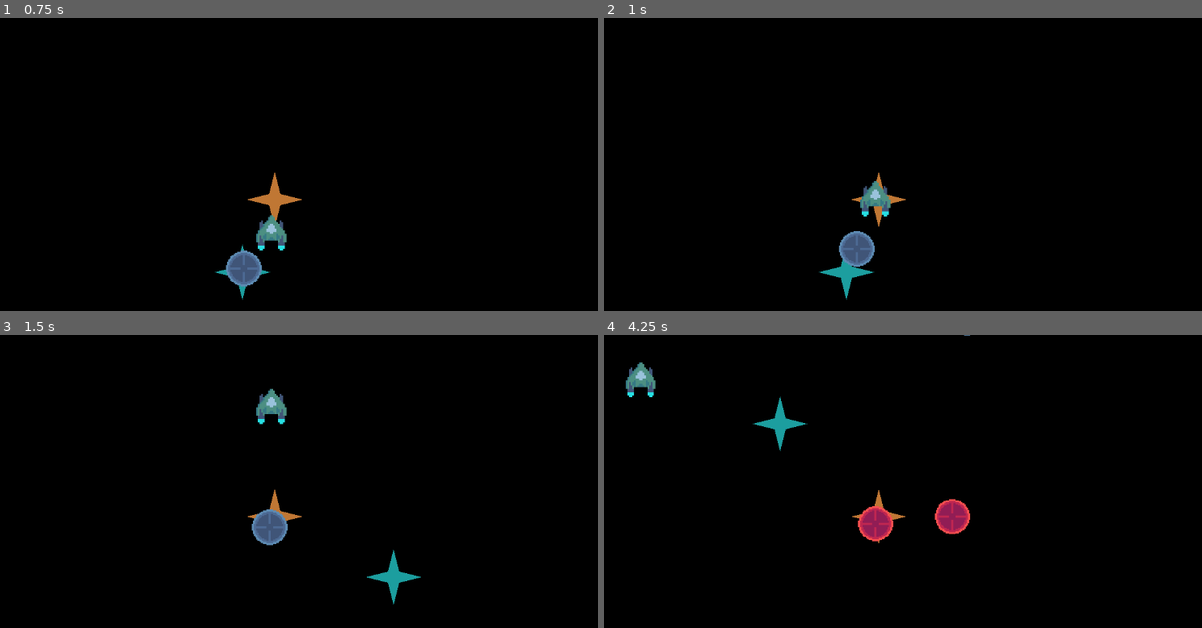
Above: before the commit, frames 1-4 (two rows, left to right).
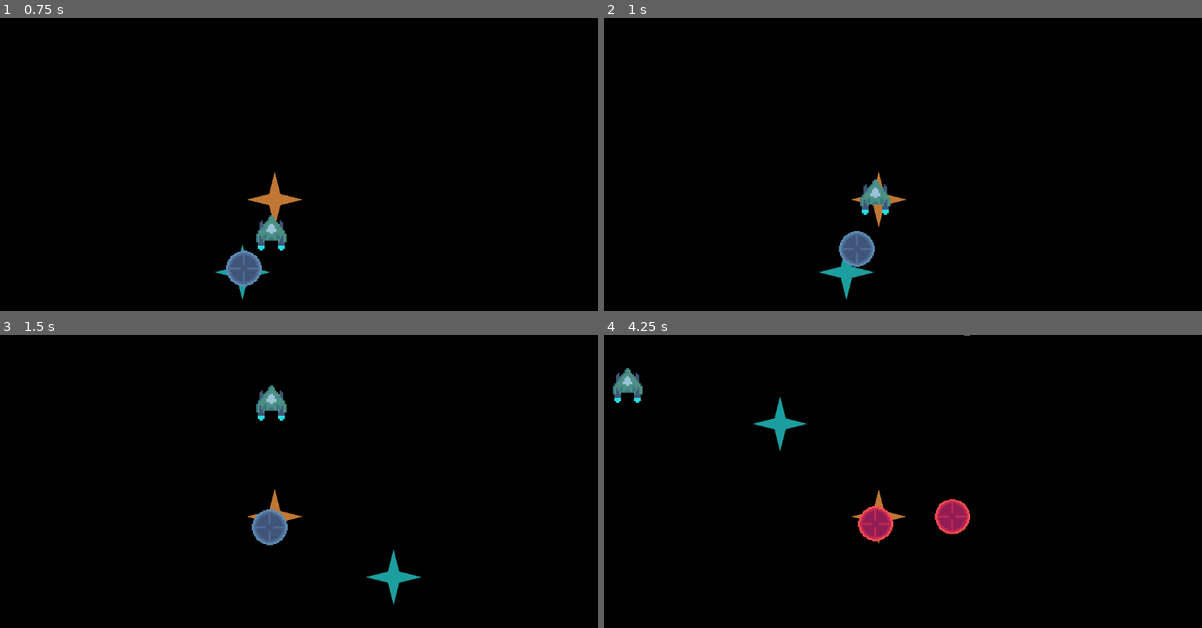
Above: after the commit, the same moments.

Repository: townofdon/godot-physics-test-2d
Game: Godot game, scene res://gameplay.tscn
Two runs of this game, one before a commit and one after it. Both use one fixed random seed, a clock stepped at 60 frames per second and the inputs below.
Inputs (mouse positions are in pixels of both pictures, inside the frame that each line leads up to):
- Up to frame 1 (0.75 s): move the mouse to (245, 272) at 0.52 s; hold Up (up) from 0.53 s (still down); hold Shift (shift) from 0.53 s (still down); click (245, 272) at 0.67 s
- Up to frame 2 (1 s): keep holding Up (up); keep holding Shift (shift)
- Up to frame 3 (1.5 s): release Up (up) at 1.25 s; release Shift (shift) at 1.25 s; drag from (466, 572) to (245, 589) at 1.27 s
- Up to frame 4 (4.25 s): move the mouse to (687, 460) at 2.02 s; hold Left (left) 2.03-2.75 s; hold - (zoom_out) 2.03-2.75 s; drag from (908, 516) to (687, 460) at 2.77 s; move the mouse to (783, 425) at 3.52 s; hold Down (down) from 3.53 s (still down); hold = (zoom_in) from 3.53 s (still down)

Frame 1 is identical in both runs. In frame 2, 0.2% of the frame differs, in the area x 42-48%, y 55-68%; in frame 3, 0.3%; in frame 4, 0.6%, in the area x 1-9%, y 9-24%.

Commit message:
supply vel as an arg to compute dynamics

Diff:
--- a/core/KinematicStats.gd
+++ b/core/KinematicStats.gd
@@ -83,6 +83,8 @@
 @export_range(0.0, 2.0, 0.001) var throttle_down_time: float = 0.3
 ## Vehicle handling — determines responsiveness of changing directions
 @export_range(0.0, 1.0, 0.001) var handling: float = 0.5
+## How fast the vehicle comes to a stop when opposite thrust is applied
+@export_range(0.0, 1.0, 0.001) var brake_power: float = 0.0
 
 @export_category("arrival")
 @export var arrive_distance: float = 50
--- a/core/SecondOrderDynamics.gd
+++ b/core/SecondOrderDynamics.gd
@@ -3,26 +3,27 @@
 
 # state
 var xp # previous input
-var y  # output (position if Vector2)
 var yd # delta-output (velocity if Vector2)
 
 func _init(x0) -> void:
 	assert(typeof(x0) == TYPE_FLOAT || typeof(x0) == TYPE_VECTOR2)
 	# initialize variables
 	xp = x0
-	y = x0
 	yd = x0
 
+# TODO: supply current velocity as a parameter
 func compute(
 	delta:float,
 	kinematicConstants:KinematicConstants,
+	## current value
+	y,
 	## target value
 	x,
 ) -> Variant:
 	if (delta <= 0):
 		return y
+	assert(typeof(x) == typeof(y))
 	assert(typeof(x) == typeof(xp))
-	assert(typeof(x) == typeof(y))
 	var T:float = delta
 	var k1 = kinematicConstants.k1
 	var k2 = kinematicConstants.k2
@@ -44,6 +45,7 @@
 		var t2:float = T / (1 + beta - alpha)
 		k1_stable = (1 - beta) * t2
 		k2_stable = T * t2
+	# TODO: change to fully-implicit euler method
 	y = y + T * yd
 	yd = yd + T * (x + k3*xd - y - k1_stable*yd) / k2_stable
 	return y
--- a/entities/motor.gd
+++ b/entities/motor.gd
@@ -66,7 +66,7 @@
 		top_speed_factor = 0
 
 	# calc new velocity
-	var desired_speed:float = lerp(stats.speed, stats.top_speed, top_speed_factor)
+	var desired_speed:float = lerp(stats.speed, max(stats.speed, stats.top_speed), top_speed_factor)
 	var desired_velocity := throttle * desired_speed * input
 	var momentum = lerp(entity.velocity, Vector2.ZERO, stats.drag)
 	var momentum_alignment:float = utils.dotnorm(momentum, desired_velocity)
@@ -74,7 +74,7 @@
 	momentum_alignment = clamp(momentum_alignment, 0.1, 0.85)
 	var sluggishness:Vector2 = lerp(momentum, desired_velocity, momentum_alignment)
 	desired_velocity = lerp(sluggishness, desired_velocity, stats.handling)
-	var v_calc = dynamics.compute(delta, stats.constants, desired_velocity)
+	var v_calc = dynamics.compute(delta, stats.constants, entity.velocity, desired_velocity)
 	if mode == Mode.Manual:
 		entity.velocity = lerp(momentum, v_calc, clamp(input.length() * throttle, 0, 1))
 	elif mode == Mode.Arrive:
--- a/resources/kinematics/k_player.tres
+++ b/resources/kinematics/k_player.tres
@@ -11,11 +11,12 @@
 z = 0.691
 r = 0.0
 use_pole_matching = false
-domain = 3.5
+domain = 0.5
 viz = 0
 drag = 0.015
 throttle_up_speed = 0.12
 throttle_down_time = 0.3
-handling = 0.43
+handling = 0.69
+brake_power = 0.0
 arrive_distance = 50.0
 metadata/_custom_type_script = "uid://2x414g40wwmg"
Not shown, changed: addons/kinematics_viz/editor_property.gd
